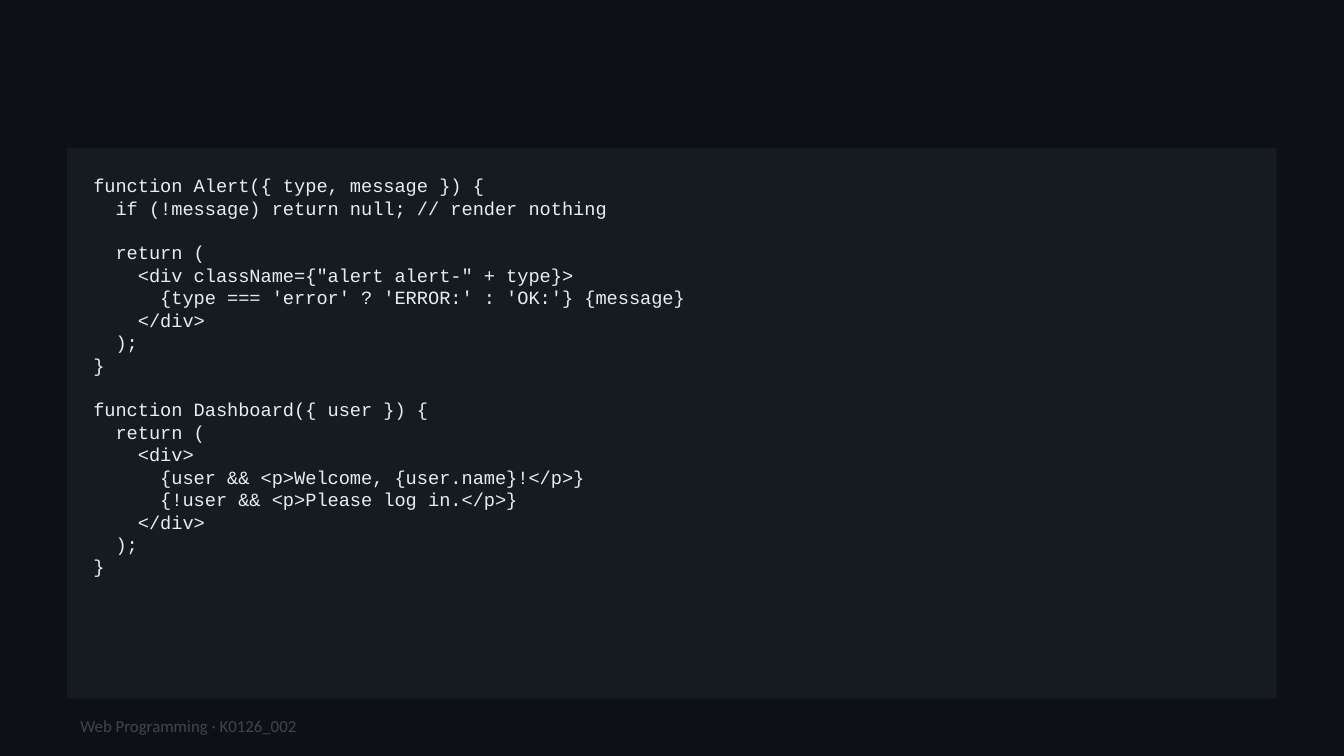
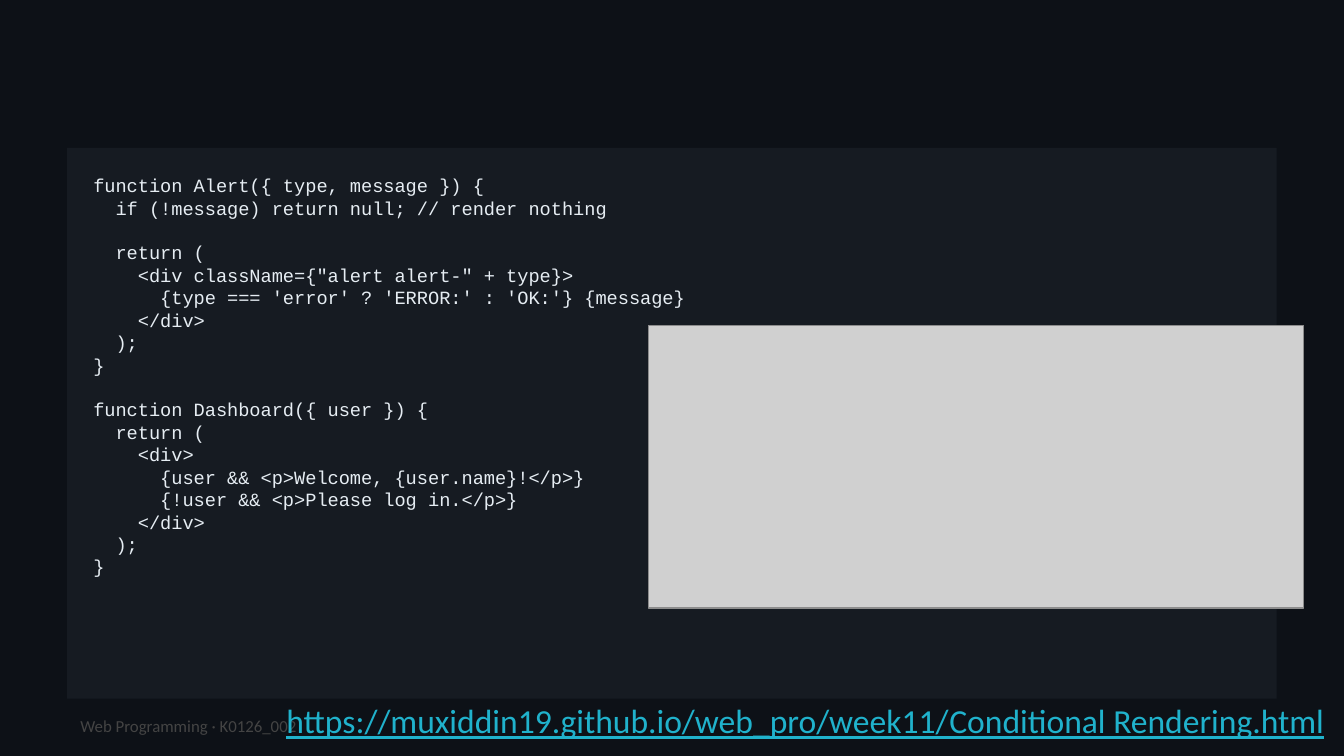
Before and after one commit to muxiddin19/WebPro, a slide deck: slide 17 of week10/WebPro_Week11_Fri_ReactProps_v1.pptx. Drawn at 1344x756 pixels with LibreOffice and Linux fonts; fonts in the diff are those of the drawing; grey boxes stand for pictures. Boxes give left, top, right and bottom in pixels: in the first picture for what was removed or moved away, otherwise in the second. Text is boxed around its words. In the diff, an @@ line names an element or a change of style, - is before the commit and + after.

```diff
--- a/week10/WebPro_Week11_Fri_ReactProps_v1.pptx
+++ b/week10/WebPro_Week11_Fri_ReactProps_v1.pptx
@@ picture added at bbox=[648, 325, 1304, 607] @@
@@ text added at bbox=[286, 709, 1324, 739], 18 pt, text #20B2CC, underline @@
+https://muxiddin19.github.io/web_pro/week11/Conditional Rendering.html
```
Also in this commit, not shown: 17 other slides changed, 3 slides added, 3 slides removed, 2 other files.
